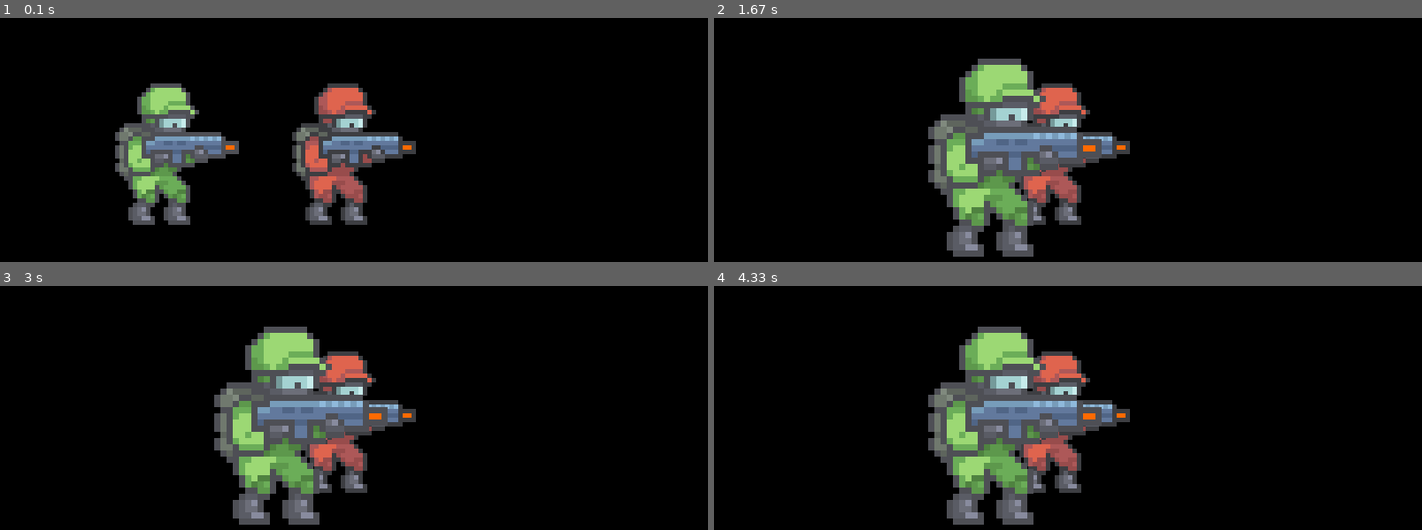
Above: before the commit, frames 1-4 (two rows, left to right).
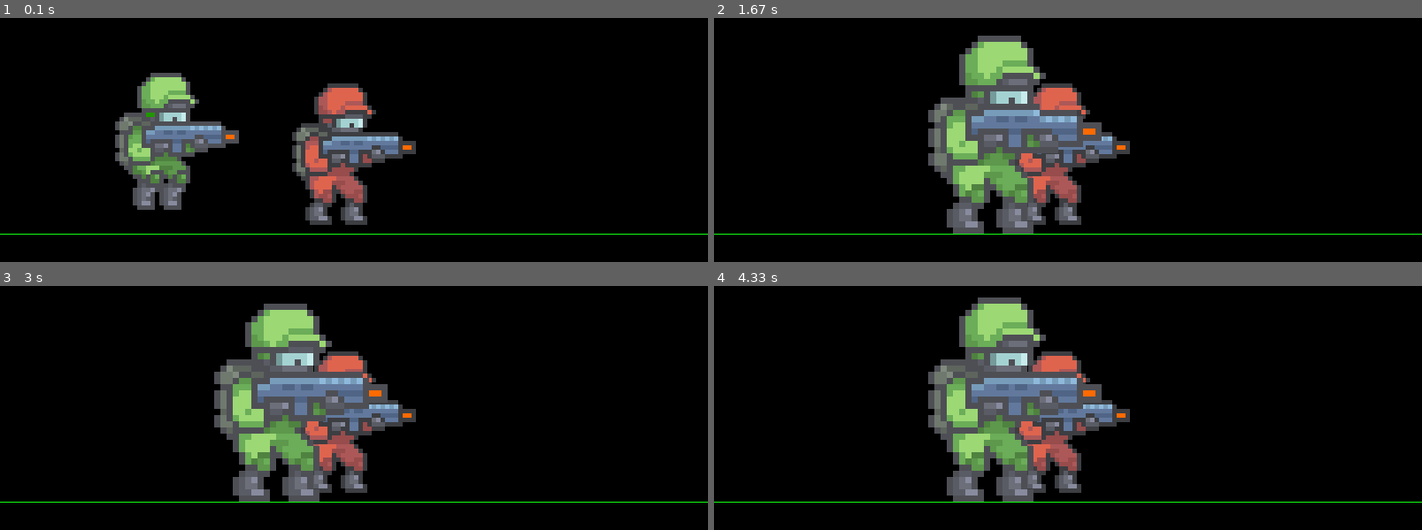
Above: after the commit, the same moments.

Repository: olibark/ALEVEL
Game: pygame game, started from PyGame/PART2ON/main.py
The game is run twice, just before and just after one commit, with the same random seed, the same clock (stepped at 60 frames per second) and the same inputs.
Inputs:
- Up to frame 1 (0.1 s): no input
- Up to frame 2 (1.67 s): hold Ctrl 0.33-0.8 s; hold D 0.33-0.8 s
- Up to frame 3 (3 s): no input
- Up to frame 4 (4.33 s): no input

The runs differ from the first frame. In frame 1, 5.3% of the frame differs, in the area x 0-100%, y 22-89%; in frame 2, 10%; in frame 3, 11%; in frame 4, 11%, in the area x 0-100%, y 4-98%.

Commit message:
Part 3 complete

Diff:
--- a/PyGame/PART2ON/constants.py
+++ b/PyGame/PART2ON/constants.py
@@ -4,3 +4,4 @@
 running = True
 movingLeft = False
 movingRight = False
+GRAVITY = 0.75
--- a/PyGame/PART2ON/init.py
+++ b/PyGame/PART2ON/init.py
@@ -1,16 +1,18 @@
 import pygame
 import os
-import constants
+import constants as c
 
 BACKGROUND = (0, 0, 0)
+GREEN = (20, 255, 20)
 
 def Init():
     pygame.init()
     os.system('cls' if os.name == 'nt' else 'clear')  # Clear terminal depending on OS
-    screen = pygame.display.set_mode((constants.WIDTH, constants.HEIGHT))
+    screen = pygame.display.set_mode((c.WIDTH, c.HEIGHT))
     pygame.display.set_caption("Game Window")
-    print(f"Game initialized with dimensions: {constants.WIDTH}x{constants.HEIGHT}")
+    print(f"Game initialized with dimensions: {c.WIDTH}x{c.HEIGHT}")
     return screen
 
 def drawBG(screen, BACKGROUND):
     screen.fill(BACKGROUND)
+    pygame.draw.line(screen, GREEN, (0, 300), (c.WIDTH, 300))
--- a/PyGame/PART2ON/loop.py
+++ b/PyGame/PART2ON/loop.py
@@ -6,6 +6,7 @@
 def main_loop(player, enemy, screen):
 
     init.drawBG(screen, init.BACKGROUND)  # draw background
+
     if player.scale > enemy.scale:
         enemy.draw(screen)
         player.draw(screen)
@@ -13,7 +14,16 @@
         player.draw(screen)
         enemy.draw(screen)
 
-    player.move(screen)
+    player.update()
+
+    if player.alive:
+        if player.inAir:
+            player.updateAction(2)
+        elif player.movingLeft or player.movingRight:
+            player.updateAction(player.RUNNING)#1 = running
+        else:
+            player.updateAction(player.IDLE)#0 = idle
+        player.move(screen)
 
     for event in pygame.event.get():
 
@@ -37,7 +47,9 @@
                     player.setScale(7)
                 else:
                     player.setScale(5)
-
+            if event.key == pygame.K_SPACE and player.alive:
+                if not player.jump:
+                    player.jump = True
 
         if event.type == pygame.KEYUP:
             if event.key == pygame.K_a:
@@ -46,4 +58,5 @@
                 player.movingRight = False
             """if event.key == pygame.K_LSHIFT or event.key == pygame.K_LCTRL:
                 player.setScale(5)"""
+
     pygame.display.flip()  #update the display
--- a/PyGame/PART2ON/main.py
+++ b/PyGame/PART2ON/main.py
@@ -1,9 +1,7 @@
-import pygame
+import pygame, init, loop
 from constants import FPS
 import constants as CONST #thought would be cleaner than importing everything
 import player as pl
-import init
-import loop
 
 clock = pygame.time.Clock()
 screen = init.Init()
--- a/PyGame/PART2ON/player.py
+++ b/PyGame/PART2ON/player.py
@@ -1,6 +1,6 @@
 import pygame
 import os
-
+import constants as c
 class Player(pygame.sprite.Sprite):
     def __init__(self, char_type, x, y, scale, speed):
 
@@ -8,32 +8,45 @@
 
         BASE = os.path.dirname(os.path.abspath(__file__))
 
+        self.alive = True
         self.char_type = char_type
-        self.x = x
-        self.y = y
+        self.velY = 0
         self.movingLeft = False
         self.movingRight = False
+        self.RUNNING = 1
+        self.IDLE = 0
+        self.inAir = True
         self.scale = scale
         self.char_type = char_type
         self.RIGHT = 1
         self.LEFT = 1
         self.speed = speed
         self.direction = self.RIGHT
+        self.jump = False
         self.flip = False
         self.animationList = []
-        self.index = 0
+        self.frameIndex = 0
+        self.action = 0
         self.updateTime = pygame.time.get_ticks()
-        #self.image = pygame.transform.scale(img, (int(img.get_width() * scale), int(img.get_height() * scale)))
-        for i in range(5):
-            img = pygame.image.load(os.path.join(BASE, 'img', (f'{self.char_type}'), 'Idle', f'{i}.png'))
-            img = pygame.transform.scale(img, (int(img.get_width() * scale), int(img.get_height() * scale)))
-            self.animationList.append(img)
-        self.image = self.animationList[self.index]
+
+        #load all images for players
+        animationTypes = ['Idle', 'Run', 'Jump']
+        for animation in animationTypes:
+            tempList = []
+            #count num of frames in each animation
+            frames = len(os.listdir(os.path.join(BASE, 'img', self.char_type, animation)))
+            for i in range(frames):
+                img = pygame.image.load(os.path.join(BASE, 'img', (f'{self.char_type}'), (f'{animation}'), f'{i}.png'))
+                img = pygame.transform.scale(img, (int(img.get_width() * scale), int(img.get_height() * scale)))
+                tempList.append(img)
+            self.animationList.append(tempList)
+
+        self.image = self.animationList[self.action][self.frameIndex]
         self.rect = self.image.get_rect()
         self.rect.center = (x, y)
 
     def move(self, screen):
-
+        #reset movement variables
         dx = 0
         dy = 0
 
@@ -46,6 +59,22 @@
             dx = self.speed
             self.flip = False
             self.direction = self.RIGHT
+
+        if self.jump and self.inAir == False:
+            self.velY = -11
+            self.jump = False
+            self.inAir = True
+
+        #add gravity
+        self.velY += c.GRAVITY
+        if self.velY > 10:  # limit falling speed
+            self.velY
+        dy += self.velY
+
+        #check collision with ground
+        if self.rect.bottom + dy > 300:
+            dy = 300 - self.rect.bottom
+            self.inAir = False
 
         self.rect.x += dx
         self.rect.y += dy
@@ -61,21 +90,47 @@
 
     def setScale(self, scale):
         BASE = os.path.dirname(os.path.abspath(__file__))
-        img = pygame.image.load(os.path.join(BASE, 'img', self.char_type, 'Idle', '0.png'))
-        self.image = pygame.transform.scale(img, (int(img.get_width() * scale), int(img.get_height() * scale)))
+        self.scale = scale
+        self.animationList = []
 
-        # Get new rect but keep current center
+        for action_name in ['Idle', 'Run']:
+            tempList = []
+
+            frame_count = 5 if action_name == 'Idle' else 6
+
+            for i in range(frame_count):
+                img = pygame.image.load(os.path.join(BASE, 'img', self.char_type, action_name, f'{i}.png'))
+                img = pygame.transform.scale(img, (int(img.get_width() * scale), int(img.get_height() * scale)))
+                tempList.append(img)
+            self.animationList.append(tempList)
+
+        # Reset image and rect
         old_center = self.rect.center
-        self.scale = scale
+        self.image = self.animationList[self.action][self.frameIndex]
         self.rect = self.image.get_rect()
         self.rect.center = old_center
-        # Clamp the new rect to screen bounds
-        screen_width = 800  # or use a passed-in value if you prefer
+
+        # Clamp to screen bounds
+        screen_width = 800
         if self.rect.left < 0:
             self.rect.left = 0
         if self.rect.right > screen_width:
             self.rect.right = screen_width
 
+
     def update(self):
         #update animation
-        cooldown = 100
+        cooldown = 75
+        self.image = self.animationList[self.action][self.frameIndex]
+
+        if (pygame.time.get_ticks() - self.updateTime) > cooldown:
+            self.updateTime = pygame.time.get_ticks()
+            self.frameIndex += 1
+        if self.frameIndex >= len(self.animationList[self.action]):
+            self.frameIndex = 0
+
+    def updateAction(self, newAction):
+        if newAction != self.action:
+            self.action = newAction
+            self.frameIndex = 0
+            self.updateTime = pygame.time.get_ticks()
